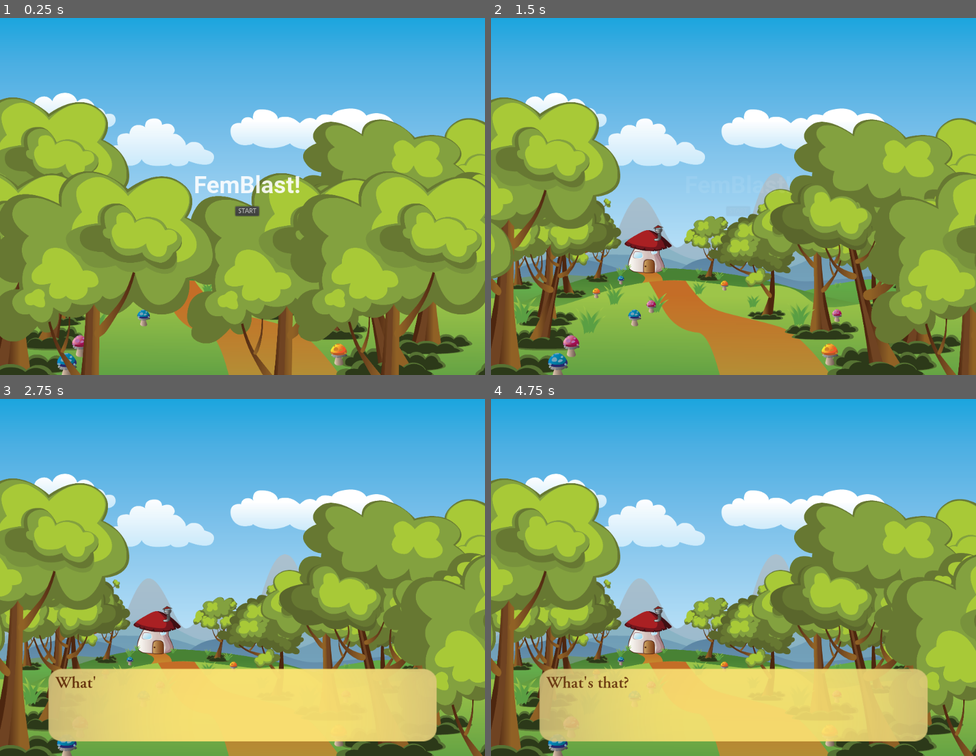
Above: before the commit, frames 1-4 (two rows, left to right).
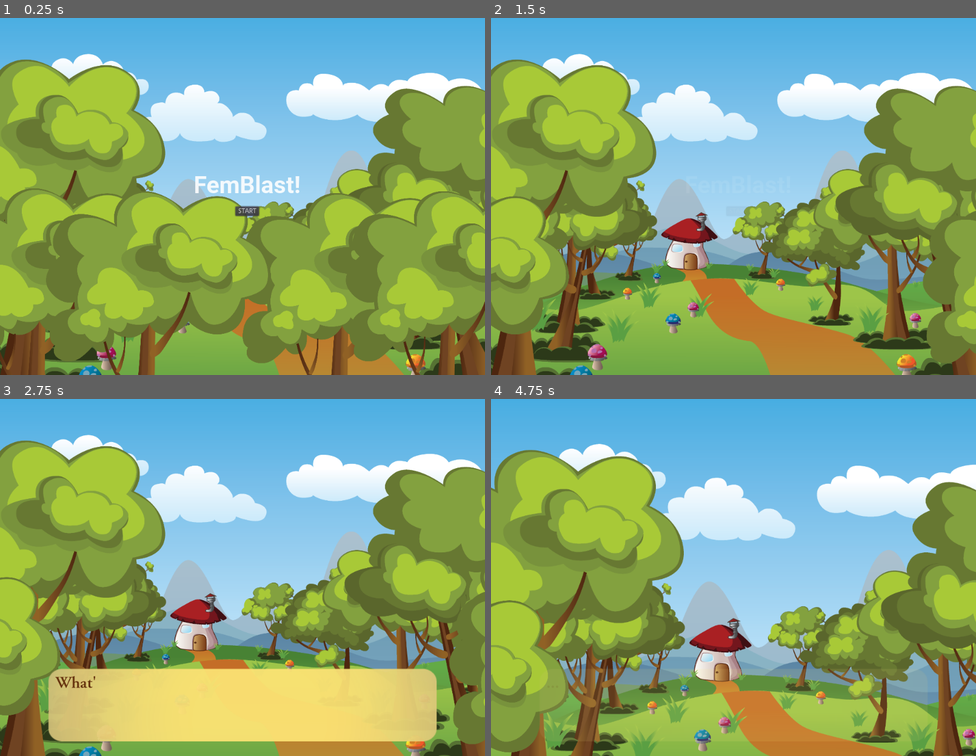
Above: after the commit, the same moments.

Repository: kleimaj/gaming-club-dev
Game: Godot game, scene res://Scenes/Cutscene/Intro.tscn
Two runs of this game, one before a commit and one after it. Both use one fixed random seed, a clock stepped at 60 frames per second and the inputs below. This scene is started directly instead of the project's main scene.
Inputs (mouse positions are in pixels of both pictures, inside the frame that each line leads up to):
- Up to frame 1 (0.25 s): no input
- Up to frame 2 (1.5 s): click "START" at 0.5 s; click "START" at 1.25 s
- Up to frame 3 (2.75 s): tap Enter (ui_accept) at 2, 2.27 s; move the mouse to (349, 559) at 2.02 s; hold D (forward) from 2.03 s (still down); hold Mouse wheel up (ZoomIn) from 2.03 s (still down); click (349, 559) at 2.17 s
- Up to frame 4 (4.75 s): move the mouse to (636, 595) at 2.77 s; release D (forward) at 2.78 s; release Mouse wheel up (ZoomIn) at 2.78 s; hold A (back) 2.78-3.53 s; tap Mouse wheel down (ZoomOut) at 2.85 s; tap Enter (ui_accept) at 3.02, 4.52 s; move the mouse to (782, 498) at 3.52 s; hold D (forward) from 3.53 s (still down); click (782, 498) at 3.6 s; move the mouse to (709, 648) at 4.27 s; tap R at 4.35 s; click (709, 648) at 4.42 s

The runs differ from the first frame. In frame 1, 73% of the frame differs, in the area x 0-100%, y 0-100%; in frame 2, 73%; in frame 3, 63%; in frame 4, 77%.

Commit message:
zooms in level, changes texture of dialoguebox

Diff:
--- a/Scenes/Cutscene/Cutscene.tscn
+++ b/Scenes/Cutscene/Cutscene.tscn
@@ -1,47 +1,8 @@
-[gd_scene load_steps=10 format=2]
+[gd_scene load_steps=4 format=2]
 
-[ext_resource path="res://Scripts/DialogueBox.gd" type="Script" id=1]
-[ext_resource path="res://Assets/GFX/cutscene/DialogueBox/Background.png" type="Texture" id=2]
-[ext_resource path="res://Fonts/Adobe Garamond Pro Semibold.otf" type="DynamicFontData" id=3]
-[ext_resource path="res://Assets/GFX/cutscene/DialogueBox/indicator.svg" type="Texture" id=4]
+[ext_resource path="res://Scenes/Cutscene/DialogueBox.tscn" type="PackedScene" id=1]
 [ext_resource path="res://Scenes/Cutscene/Book.tscn" type="PackedScene" id=5]
 [ext_resource path="res://Scripts/Cutscene.gd" type="Script" id=6]
-
-[sub_resource type="DynamicFont" id=1]
-size = 35
-use_filter = true
-font_data = ExtResource( 3 )
-
-[sub_resource type="Animation" id=2]
-resource_name = "IDLE"
-loop = true
-tracks/0/type = "value"
-tracks/0/path = NodePath(".:position")
-tracks/0/interp = 1
-tracks/0/loop_wrap = true
-tracks/0/imported = false
-tracks/0/enabled = true
-tracks/0/keys = {
-"times": PoolRealArray( 0, 0.4 ),
-"transitions": PoolRealArray( 1, 1 ),
-"update": 0,
-"values": [ Vector2( 755.986, 116.055 ), Vector2( 755.986, 106.055 ) ]
-}
-
-[sub_resource type="Animation" id=3]
-resource_name = "fade-in"
-tracks/0/type = "value"
-tracks/0/path = NodePath(".:modulate")
-tracks/0/interp = 1
-tracks/0/loop_wrap = true
-tracks/0/imported = false
-tracks/0/enabled = true
-tracks/0/keys = {
-"times": PoolRealArray( 0, 1 ),
-"transitions": PoolRealArray( 1, 1 ),
-"update": 0,
-"values": [ Color( 1, 1, 1, 0 ), Color( 1, 1, 1, 1 ) ]
-}
 
 [node name="Cutscene" type="Control"]
 anchor_right = 1.0
@@ -53,65 +14,4 @@
 
 [node name="Book" parent="." instance=ExtResource( 5 )]
 
-[node name="DialogueBox" type="Control" parent="."]
-anchor_left = 0.5
-anchor_top = 1.0
-anchor_right = 0.5
-anchor_bottom = 1.0
-margin_left = -410.0
-margin_top = -185.0
-margin_right = 410.0
-margin_bottom = -31.0
-script = ExtResource( 1 )
-__meta__ = {
-"_edit_use_anchors_": false
-}
-
-[node name="TextureRect" type="TextureRect" parent="DialogueBox"]
-anchor_right = 1.0
-anchor_bottom = 1.0
-texture = ExtResource( 2 )
-expand = true
-
-[node name="RichTextLabel" type="RichTextLabel" parent="DialogueBox"]
-anchor_right = 1.0
-anchor_bottom = 1.0
-margin_left = 15.0
-margin_top = 15.0
-margin_right = -15.0
-margin_bottom = -15.0
-custom_fonts/normal_font = SubResource( 1 )
-custom_colors/default_color = Color( 0.368627, 0.160784, 0.027451, 1 )
-bbcode_enabled = true
-bbcode_text = "Lorem ipsum lorum ricksum. Lorem ipsum lorum ricksum. Lorem ipsum lorum ricksum. Lorem ipsum lorum ricksum. "
-text = "Lorem ipsum lorum ricksum. Lorem ipsum lorum ricksum. Lorem ipsum lorum ricksum. Lorem ipsum lorum ricksum. "
-__meta__ = {
-"_edit_use_anchors_": false
-}
-
-[node name="Indicator" type="Sprite" parent="DialogueBox"]
-visible = false
-position = Vector2( 755.986, 116.055 )
-scale = Vector2( 0.16, 0.16 )
-texture = ExtResource( 4 )
-
-[node name="AnimationPlayer" type="AnimationPlayer" parent="DialogueBox/Indicator"]
-anims/IDLE = SubResource( 2 )
-
-[node name="Tween" type="Tween" parent="DialogueBox"]
-
-[node name="NameRect" type="TextureRect" parent="DialogueBox"]
-visible = false
-margin_right = 40.0
-margin_bottom = 40.0
-
-[node name="NameText" type="RichTextLabel" parent="DialogueBox/NameRect"]
-visible = false
-margin_right = 40.0
-margin_bottom = 40.0
-bbcode_enabled = true
-bbcode_text = "Name"
-text = "Name"
-
-[node name="AnimationPlayer" type="AnimationPlayer" parent="DialogueBox"]
-anims/fade-in = SubResource( 3 )
+[node name="DialogueBox" parent="." instance=ExtResource( 1 )]
--- /dev/null
+++ b/Scenes/Cutscene/DialogueBox.tscn
@@ -0,0 +1,103 @@
+[gd_scene load_steps=8 format=2]
+
+[ext_resource path="res://Scripts/DialogueBox.gd" type="Script" id=1]
+[ext_resource path="res://Assets/GFX/cutscene/DialogueBox/dialogue box.png" type="Texture" id=2]
+[ext_resource path="res://Assets/GFX/cutscene/DialogueBox/indicator.svg" type="Texture" id=3]
+[ext_resource path="res://Fonts/Adobe Garamond Pro Semibold.otf" type="DynamicFontData" id=4]
+
+[sub_resource type="DynamicFont" id=1]
+size = 35
+use_filter = true
+font_data = ExtResource( 4 )
+
+[sub_resource type="Animation" id=2]
+resource_name = "IDLE"
+loop = true
+tracks/0/type = "value"
+tracks/0/path = NodePath(".:position")
+tracks/0/interp = 1
+tracks/0/loop_wrap = true
+tracks/0/imported = false
+tracks/0/enabled = true
+tracks/0/keys = {
+"times": PoolRealArray( 0, 0.4 ),
+"transitions": PoolRealArray( 1, 1 ),
+"update": 0,
+"values": [ Vector2( 755.986, 116.055 ), Vector2( 755.986, 106.055 ) ]
+}
+
+[sub_resource type="Animation" id=3]
+resource_name = "fade-in"
+tracks/0/type = "value"
+tracks/0/path = NodePath(".:modulate")
+tracks/0/interp = 1
+tracks/0/loop_wrap = true
+tracks/0/imported = false
+tracks/0/enabled = true
+tracks/0/keys = {
+"times": PoolRealArray( 0, 1 ),
+"transitions": PoolRealArray( 1, 1 ),
+"update": 0,
+"values": [ Color( 1, 1, 1, 0 ), Color( 1, 1, 1, 1 ) ]
+}
+
+[node name="DialogueBox" type="Control"]
+anchor_left = 0.5
+anchor_top = 1.0
+anchor_right = 0.5
+anchor_bottom = 1.0
+margin_left = -410.0
+margin_top = -185.0
+margin_right = 410.0
+margin_bottom = -31.0
+script = ExtResource( 1 )
+__meta__ = {
+"_edit_use_anchors_": false
+}
+
+[node name="TextureRect" type="TextureRect" parent="."]
+anchor_right = 1.0
+anchor_bottom = 1.0
+texture = ExtResource( 2 )
+expand = true
+
+[node name="RichTextLabel" type="RichTextLabel" parent="."]
+anchor_right = 1.0
+anchor_bottom = 1.0
+margin_left = 78.0
+margin_top = 15.0
+margin_right = -72.0
+margin_bottom = -15.0
+custom_fonts/normal_font = SubResource( 1 )
+custom_colors/default_color = Color( 0.368627, 0.160784, 0.027451, 1 )
+bbcode_enabled = true
+bbcode_text = "Lorem ipsum lorum ricksum. Lorem ipsum lorum ricksum. Lorem ipsum lorum ricksum. Lorem ipsum lorum ricksum. "
+text = "Lorem ipsum lorum ricksum. Lorem ipsum lorum ricksum. Lorem ipsum lorum ricksum. Lorem ipsum lorum ricksum. "
+__meta__ = {
+"_edit_use_anchors_": false
+}
+
+[node name="Indicator" type="Sprite" parent="."]
+visible = false
+position = Vector2( 755.986, 116.055 )
+scale = Vector2( 0.16, 0.16 )
+texture = ExtResource( 3 )
+
+[node name="AnimationPlayer" type="AnimationPlayer" parent="Indicator"]
+anims/IDLE = SubResource( 2 )
+
+[node name="Tween" type="Tween" parent="."]
+
+[node name="NameRect" type="TextureRect" parent="."]
+margin_right = 40.0
+margin_bottom = 40.0
+
+[node name="NameText" type="RichTextLabel" parent="NameRect"]
+margin_right = 40.0
+margin_bottom = 40.0
+bbcode_enabled = true
+bbcode_text = "Name"
+text = "Name"
+
+[node name="AnimationPlayer" type="AnimationPlayer" parent="."]
+anims/fade-in = SubResource( 3 )
--- a/Scenes/Cutscene/Intro.gd
+++ b/Scenes/Cutscene/Intro.gd
@@ -17,15 +17,23 @@
 		'content': 'Meow!',
 	}
 ]
+var first_finished = false
 
 func _on_Button_pressed():
 	$AnimationPlayer.play("FadeOutCanvas")
 
 func dialog_finished():
-	print("Finished")
+	if not first_finished:
+		$AnimationPlayer.play("zoom-in")
+		first_finished = true
+	else:
+		pass # change scenes
 
 func _on_AnimationPlayer_animation_finished(anim_name):
 	if anim_name == "FadeOutCanvas":
 		$CanvasLayer/DialogueBox.connect("finished", self, "dialog_finished")
 		$CanvasLayer/DialogueBox.assign_dictionary(dialog_dics)
 		$CanvasLayer/DialogueBox.fade_in()
+	elif anim_name == "zoom-in":
+		$CanvasLayer/DialogueBox.assign_dictionary(second_dialogue)
+		$CanvasLayer/DialogueBox.fade_in()
--- a/Scenes/Cutscene/Intro.tscn
+++ b/Scenes/Cutscene/Intro.tscn
@@ -91,7 +91,7 @@
 "values": [ Color( 1, 1, 1, 1 ), Color( 1, 1, 1, 0 ) ]
 }
 tracks/2/type = "value"
-tracks/2/path = NodePath("CanvasLayer/Trees/RightTrees:position")
+tracks/2/path = NodePath("CanvasLayer/Backdrop/Trees/RightTrees:position")
 tracks/2/interp = 1
 tracks/2/loop_wrap = true
 tracks/2/imported = false
@@ -103,7 +103,7 @@
 "values": [ Vector2( 0, 0 ), Vector2( 500, 0 ) ]
 }
 tracks/3/type = "value"
-tracks/3/path = NodePath("CanvasLayer/Trees/LeftTrees:position")
+tracks/3/path = NodePath("CanvasLayer/Backdrop/Trees/LeftTrees:position")
 tracks/3/interp = 1
 tracks/3/loop_wrap = true
 tracks/3/imported = false
@@ -117,7 +117,7 @@
 
 [sub_resource type="Animation" id=6]
 tracks/0/type = "value"
-tracks/0/path = NodePath("CanvasLayer/Trees/RightTrees:position")
+tracks/0/path = NodePath("CanvasLayer/Backdrop/Trees/RightTrees:position")
 tracks/0/interp = 1
 tracks/0/loop_wrap = true
 tracks/0/imported = false
@@ -129,7 +129,7 @@
 "values": [ Vector2( 0, 0 ), Vector2( 500, 0 ) ]
 }
 tracks/1/type = "value"
-tracks/1/path = NodePath("CanvasLayer/Trees/LeftTrees:position")
+tracks/1/path = NodePath("CanvasLayer/Backdrop/Trees/LeftTrees:position")
 tracks/1/interp = 1
 tracks/1/loop_wrap = true
 tracks/1/imported = false
@@ -141,6 +141,33 @@
 "values": [ Vector2( 0, 0 ), Vector2( -500, 0 ) ]
 }
 
+[sub_resource type="Animation" id=8]
+resource_name = "zoom-in"
+tracks/0/type = "value"
+tracks/0/path = NodePath("Camera2D:zoom")
+tracks/0/interp = 1
+tracks/0/loop_wrap = true
+tracks/0/imported = false
+tracks/0/enabled = true
+tracks/0/keys = {
+"times": PoolRealArray( 0.1, 1 ),
+"transitions": PoolRealArray( 1, 1 ),
+"update": 0,
+"values": [ Vector2( 1, 1 ), Vector2( 0.75, 0.75 ) ]
+}
+tracks/1/type = "value"
+tracks/1/path = NodePath("CanvasLayer/Backdrop:rect_scale")
+tracks/1/interp = 1
+tracks/1/loop_wrap = true
+tracks/1/imported = false
+tracks/1/enabled = true
+tracks/1/keys = {
+"times": PoolRealArray( 0, 1 ),
+"transitions": PoolRealArray( 1, 1 ),
+"update": 0,
+"values": [ Vector2( 1, 1 ), Vector2( 1.1, 1.1 ) ]
+}
+
 [node name="Cutscene" type="Control"]
 anchor_right = 1.0
 anchor_bottom = 1.0
@@ -154,50 +181,52 @@
 [node name="Backdrop" type="TextureRect" parent="CanvasLayer"]
 anchor_right = 1.0
 anchor_bottom = 1.0
-margin_left = -307.808
-margin_top = -0.29126
-margin_right = 256.192
-margin_bottom = 33.7087
+margin_left = -234.962
+margin_top = -113.081
+margin_right = 418.038
+margin_bottom = 75.9188
 texture = ExtResource( 2 )
 expand = true
-__meta__ = {
-"_edit_use_anchors_": false
-}
-
-[node name="Trees" type="Control" parent="CanvasLayer"]
+stretch_mode = 7
+__meta__ = {
+"_edit_use_anchors_": false
+}
+
+[node name="Trees" type="Control" parent="CanvasLayer/Backdrop"]
 anchor_left = 0.5
 anchor_top = 1.0
 anchor_right = 0.5
 anchor_bottom = 1.0
-margin_left = -512.0
-margin_top = -754.0
-margin_right = 512.0
-__meta__ = {
-"_edit_use_anchors_": false
-}
-
-[node name="RightTrees" type="Node2D" parent="CanvasLayer/Trees"]
+margin_left = -486.192
+margin_top = -787.709
+margin_right = 537.808
+margin_bottom = -33.7087
+__meta__ = {
+"_edit_use_anchors_": false
+}
+
+[node name="RightTrees" type="Node2D" parent="CanvasLayer/Backdrop/Trees"]
 position = Vector2( 55.5556, 0 )
 
-[node name="Sprite" type="Sprite" parent="CanvasLayer/Trees/RightTrees"]
+[node name="Sprite" type="Sprite" parent="CanvasLayer/Backdrop/Trees/RightTrees"]
 position = Vector2( 569.056, 562 )
 scale = Vector2( 0.294413, 0.294413 )
 texture = ExtResource( 3 )
 
-[node name="Sprite3" type="Sprite" parent="CanvasLayer/Trees/RightTrees"]
+[node name="Sprite3" type="Sprite" parent="CanvasLayer/Backdrop/Trees/RightTrees"]
 position = Vector2( 795.056, 558 )
 scale = Vector2( 0.294413, 0.294413 )
 texture = ExtResource( 3 )
 
-[node name="LeftTrees" type="Node2D" parent="CanvasLayer/Trees"]
+[node name="LeftTrees" type="Node2D" parent="CanvasLayer/Backdrop/Trees"]
 position = Vector2( -55.5556, 0 )
 
-[node name="Sprite4" type="Sprite" parent="CanvasLayer/Trees/LeftTrees"]
+[node name="Sprite4" type="Sprite" parent="CanvasLayer/Backdrop/Trees/LeftTrees"]
 position = Vector2( 41.0558, 552 )
 scale = Vector2( 0.294413, 0.294413 )
 texture = ExtResource( 3 )
 
-[node name="Sprite2" type="Sprite" parent="CanvasLayer/Trees/LeftTrees"]
+[node name="Sprite2" type="Sprite" parent="CanvasLayer/Backdrop/Trees/LeftTrees"]
 position = Vector2( 273.056, 558 )
 scale = Vector2( 0.294413, 0.294413 )
 texture = ExtResource( 3 )
@@ -243,7 +272,7 @@
 }
 
 [node name="Indicator" type="Sprite" parent="CanvasLayer/DialogueBox"]
-position = Vector2( 755.986, 115.651 )
+position = Vector2( 755.986, 116.015 )
 scale = Vector2( 0.16, 0.16 )
 texture = ExtResource( 8 )
 
@@ -314,11 +343,13 @@
 }
 
 [node name="Camera2D" type="Camera2D" parent="."]
-position = Vector2( 549.326, 393.095 )
+position = Vector2( 838.233, 386.746 )
+current = true
 
 [node name="AnimationPlayer" type="AnimationPlayer" parent="."]
 anims/FadeOutCanvas = SubResource( 5 )
 anims/MoveTrees = SubResource( 6 )
+anims/zoom-in = SubResource( 8 )
 [connection signal="tween_completed" from="CanvasLayer/DialogueBox/Tween" to="CanvasLayer/DialogueBox" method="_on_Tween_tween_completed"]
 [connection signal="animation_finished" from="CanvasLayer/DialogueBox/AnimationPlayer" to="CanvasLayer/DialogueBox" method="_on_AnimationPlayer_animation_finished"]
 [connection signal="pressed" from="CanvasLayer/CenterContainer/ButtonContainer/Button" to="." method="_on_Button_pressed"]
--- a/Scripts/DialogueBox.gd
+++ b/Scripts/DialogueBox.gd
@@ -79,6 +79,7 @@
 
 func assign_dictionary(dictionary):
 	dialog_dics = dictionary
+	dialog_index = 0
 
 func fade_in():
 	$AnimationPlayer.play("fade-in")
@@ -112,4 +113,5 @@
 	if anim_name == "fade-in":
 		load_dialog()
 	elif anim_name == "fade-out":
+		$RichTextLabel.bbcode_text = "..."
 		emit_signal("finished")
Not shown: 1 places in Scenes/Cutscene/Intro.tscn that only renumber resources
